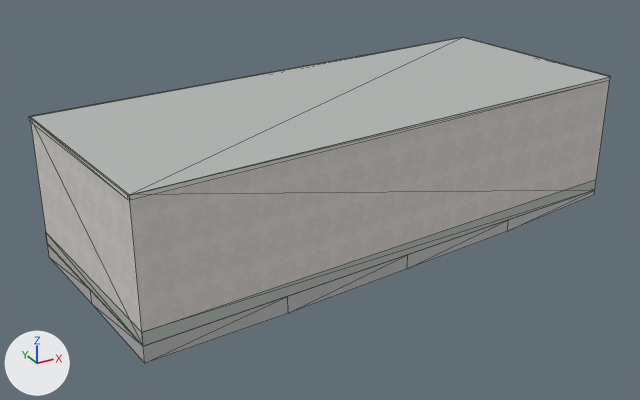
The Blender file assets/blender/buildings/osm-way-53921171.blend, before and after one commit.
One viewpoint serves both versions: a 50 mm camera at (-11.72, -20.19, 10.71) aimed at (-0.67, -0.09, 0.66). The axes (+X, +Y, +Z) are drawn at lower left. The lights are the same throughout. The picture after the commit comes second. Mesh edges are drawn as thin lines.

The first picture shows 'building foundation 53921171', 'reality 53921171 near reality aged pale plaster', 'reality 53921171 near reality concrete plinth', 'reality 53921171 near reality flat weathered roof', 'reality 53921171 near reality pale aluminum sill'.
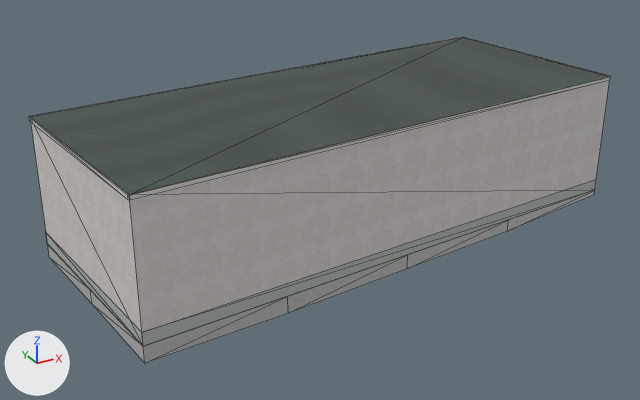
Location of each change, (x1, y1, x2, y2) in pixels of the pictures (640 x 400 px):
'reality 53921171 near reality flat weathered roof', surface changed (darker): (31, 37, 610, 195) in both
part 1 of me_reality_53921171_near_reality_pale_aluminum_sill, added: after (30, 37, 461, 117)
part 2 of me_reality_53921171_near_reality_pale_aluminum_sill, added: after (29, 76, 611, 200)

Edits to the bpy script that builds the scene:
```text
Add img_roof_color_png:
    img_roof_color_png = load_image('roof-color.png', '../../../public/models/architecture/textures/roof-color.png', 256, 256, 'sRGB')
Add img_roof_normal_png:
    img_roof_normal_png = load_image('roof-normal.png', '../../../public/models/architecture/textures/roof-normal.png', 256, 256, 'Non-Color')
Change mat_reality_flat_weathered_roof:
    remove # nodes: BsdfPrincipled, OutputMaterial
    remove # colours: grey #b3b7b4
    nodes: BsdfPrincipled, MixRGB, NormalMap, OutputMaterial, TexImage x2
    colours: white #ffffff
    uses the picture img_roof_color_png
    uses the picture img_roof_normal_png
Change me_reality_53921171_near_reality_pale_aluminum_sill:
    used by ob_reality_53921171_near_reality_pale_aluminum_sill; parent = ob_osm_way_53921171; location = (0.0, 0.0, 0.0)
    remove me_reality_53921171_near_reality_pale_aluminum_sill.from_pydata(...)  # 16 vertices, 8 faces; spans x -7.8..7.9, y -3.9..3.9, z 3.5..3.6
    add me_reality_53921171_near_reality_pale_aluminum_sill.from_pydata(...)  # 32 vertices, 16 faces; spans x -7.8..7.9, y -3.9..3.9, z 3.5..3.6
    me_reality_53921171_near_reality_pale_aluminum_sill part 1: the loose piece of 4 vertices spanning x -7.8..7.1, y 2.2..3.9, z 3.5..3.6 is copied, and the copy is moved by (0.0, 0.0, 0.1); it spans x -7.8..7.1, y 2.2..3.9, z 3.6
    me_reality_53921171_near_reality_pale_aluminum_sill part 2: 12 vertices added at x -7.8..7.9, y -3.9..3.9, z 3.6
```
